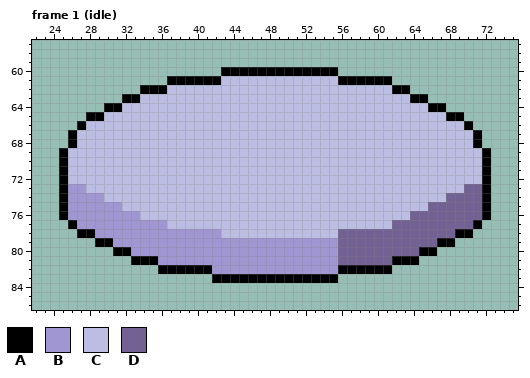
One commit to this pixel-art file: packages/client/src/assets/pedestals{m}/pedestal-default.aseprite. Above: the version before the commit.
96x112 pixels, 2 frames. Shown: frame 1 (idle): x 22..75, y 57..86. The commit also changed other frames, which this record leaves out.
Palette (. is transparent): A #000000  B #a096d1  C #bbbee2  D #726293
The result:
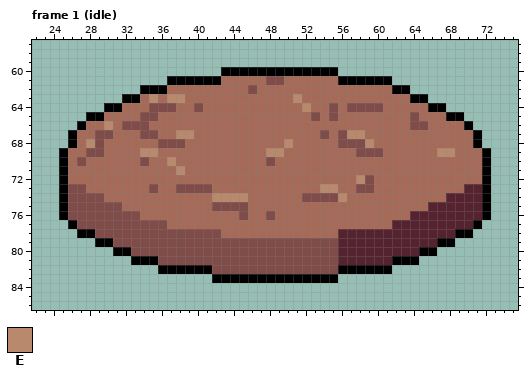
Colours new in this view: E #b9896e
From old to new:
colour B: #a096d1 -> #804c49
colour C: #bbbee2 -> #a56b58
colour D: #726293 -> #54232f
Frame 1 (idle), layer "pedestal":
y 61: x 48..49 CC -> BB
y 62: x 46 C -> B
y 63: x 35 C -> E; x 37..38 CC -> EE; x 51 C -> E
y 64: x 35..37 CCC -> BBB; x 40 C -> B; x 52 C -> E; x 55 C -> B; x 57..60 CCCC -> BBBB
y 65: x 34..35 CC -> BB; x 53 C -> B; x 55 C -> B; x 64 C -> B
y 66: x 30 C -> E; x 32..34 CCC -> BBB; x 64..65 CC -> BB
y 67: x 29..30 CC -> BB; x 34..35 CC -> BB; x 38..39 CC -> EE; x 54 C -> B; x 56..58 CCC -> BEE
y 68: x 28..29 CC -> EB; x 36..38 CCC -> BBB; x 50 C -> E; x 56..59 CCCC -> BBBE
y 69: x 28..29 CC -> BB; x 34..35 CC -> EE; x 48..49 CC -> EE; x 58..60 CCC -> BBB; x 67..68 CC -> EE
y 70: x 27 C -> B; x 34 C -> B; x 37 C -> E; x 48 C -> B
y 71: x 38 C -> E
y 72: x 58..59 CC -> EB
y 73: x 35 C -> B; x 38..41 CCCC -> BBBB; x 54..55 CC -> EE; x 58..59 CC -> BB
y 74: x 42..45 CCCC -> EEEE; x 52..56 CCCCC -> BBBBE
y 75: x 42..45 CCCC -> BBBB
y 76: x 45 C -> B; x 48 C -> B
